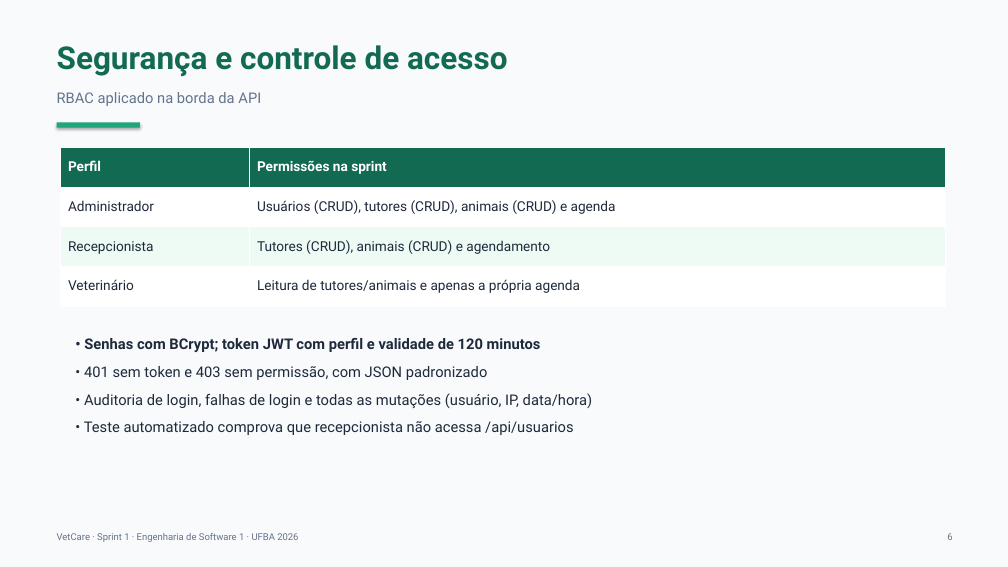
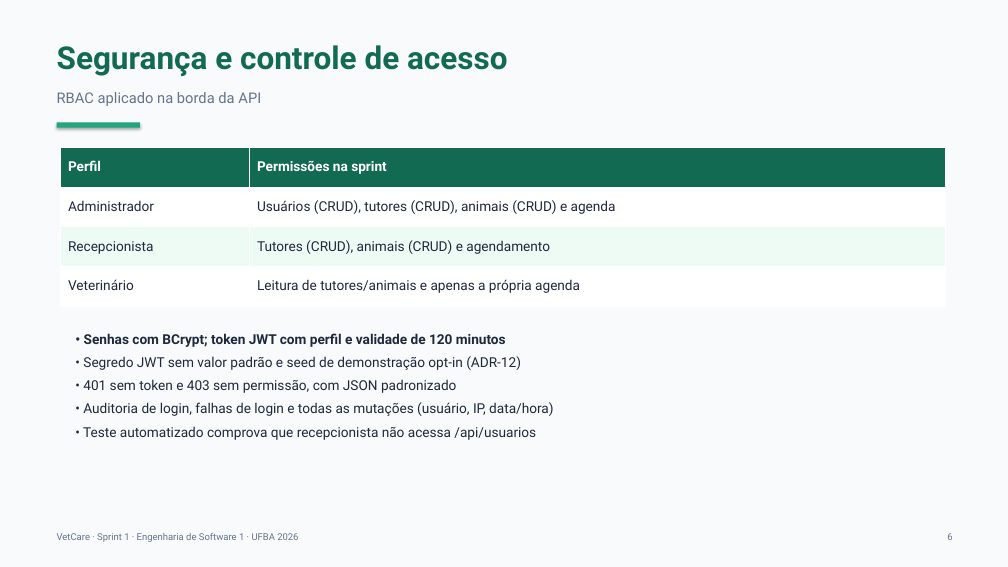
Before and after one commit to VitorSant0s/vetcare, a slide deck: slide 6 of docs/slides/VetCare-Sprint-1.pptx. Drawn at 1008x567 pixels with LibreOffice and Linux fonts; fonts in the diff are those of the drawing. Boxes give left, top, right and bottom in pixels: in the first picture for what was removed or moved away, otherwise in the second. Text is boxed around its words. In the diff, an @@ line names an element or a change of style, - is before the commit and + after.

Commit message:
fix: corrige achados da revisão de segurança e consistência
- JWT sem segredo padrão; .env importado de fato; seed opt-in e sem senhas no log
- PostgreSQL e Redis restritos a 127.0.0.1
- Auditoria grava o e-mail do usuário autenticado
- Cache Redis habilitado (@EnableCaching)
- Horário de consulta normalizado e índice único por veterinário/horário
- Proteção contra auto-desativação e remoção do último administrador
- Bloqueio de exclusão/transferência de animal com consultas futuras
- Validação de CPF, 404 correto, fuso horário da clínica
- Correções de UX no front e 30 testes de integração no back
- README, relatório, slides e ADRs atualizados

```diff
--- a/docs/slides/VetCare-Sprint-1.pptx
+++ b/docs/slides/VetCare-Sprint-1.pptx
@@ text at (x1=83, y1=356, x2=521, y2=370): paragraph added @@
+• Segredo JWT sem valor padrão e seed de demonstração opt-in (ADR-12)
@@ text at (x1=83, y1=333, x2=553, y2=440): size 14 to 13 pt in "• Senhas com BCrypt; token JWT com ...", "• 401 sem token e 403 sem ...", "• Auditoria de login, falhas de login ...", "• Teste automatizado comprova que recepcionista não ..."; less space between paragraphs @@
```
Also in this commit, not shown: 3 other slides changed, 34 other files.
